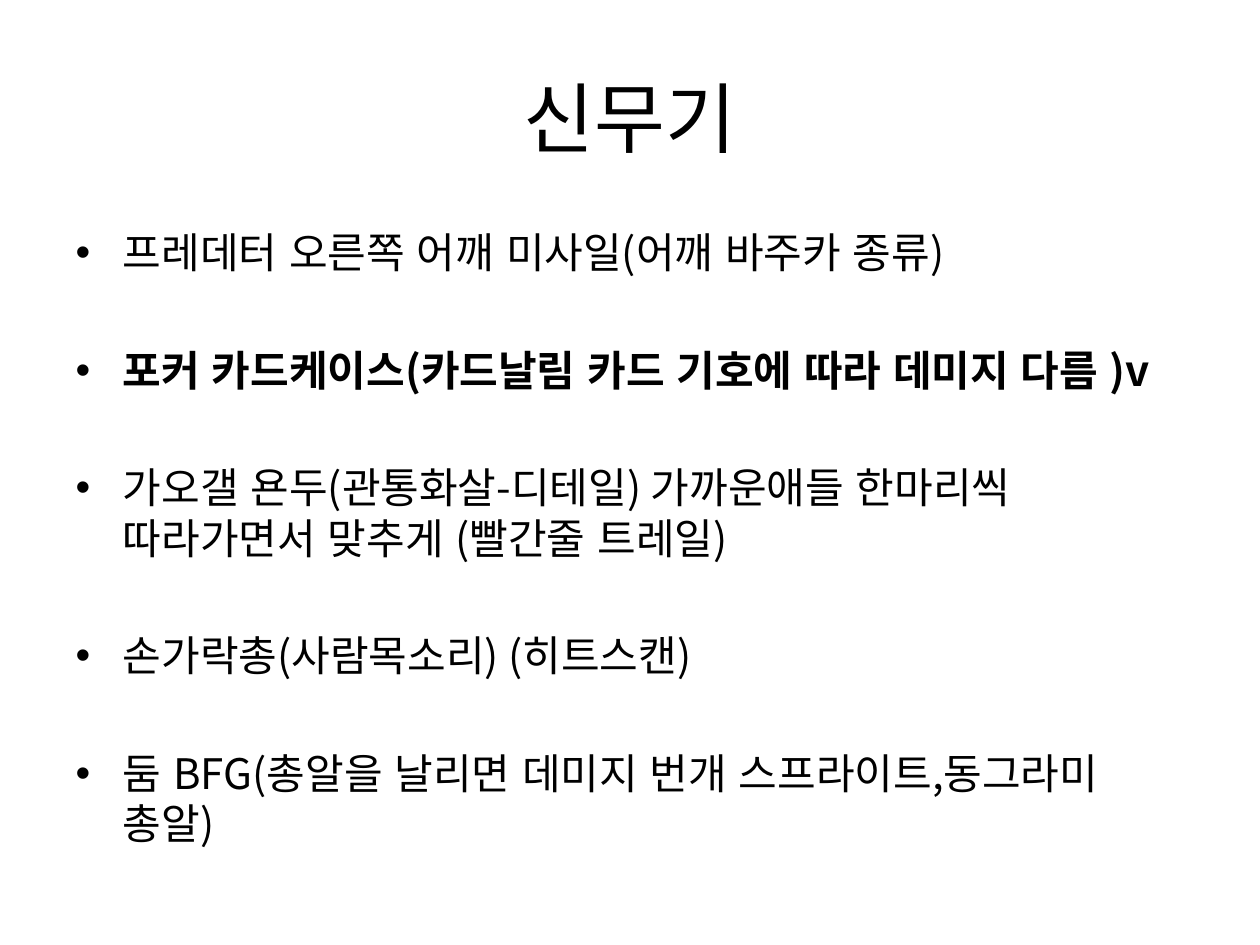
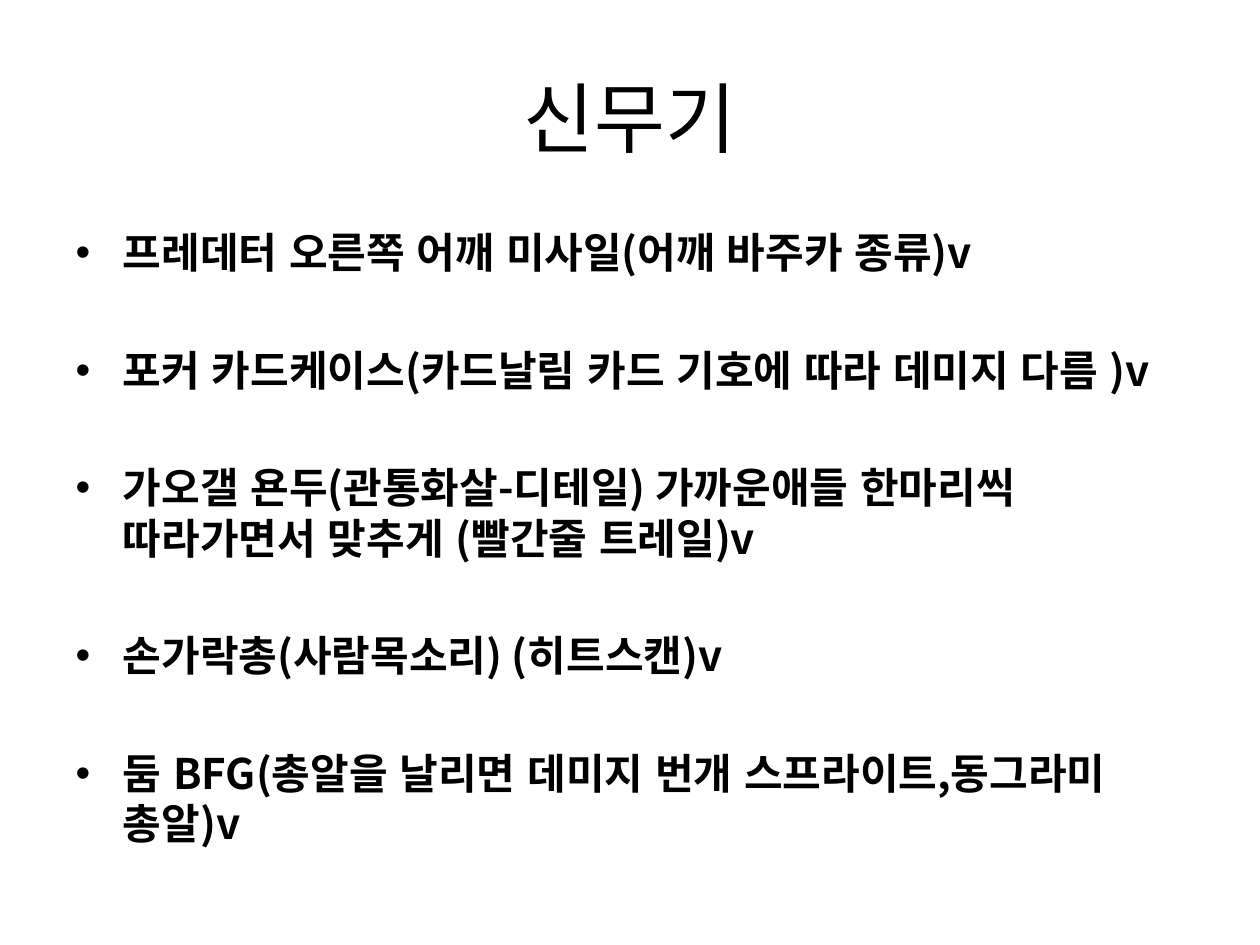
Before and after one commit to gkdlgndpdu/EscapeJail, a slide deck: slide 30 of EscapeJail/Assets/기획/스테이지1기획.pptx. Drawn at 1260x945 pixels with LibreOffice and Linux fonts; fonts in the diff are those of the drawing. Boxes give left, top, right and bottom in pixels: in the first picture for what was removed or moved away, otherwise in the second. Text is boxed around its words. In the diff, an @@ line names an element or a change of style, - is before the commit and + after.

Commit message:
무기만든것 ppt수정

```diff
--- a/EscapeJail/Assets/기획/스테이지1기획.pptx
+++ b/EscapeJail/Assets/기획/스테이지1기획.pptx
@@ text at [123, 232, 971, 277]: text changed; bold on @@
-• 프레데터 오른쪽 어깨 미사일(어깨 바주카 종류)
+• 프레데터 오른쪽 어깨 미사일(어깨 바주카 종류)v
@@ text at [123, 467, 1105, 848]: text changed; bold on @@
-• 가오갤 욘두(관통화살-디테일) 가까운애들 한마리씩 따라가면서 맞추게 (빨간줄 트레일)
-• 손가락총(사람목소리) (히트스캔)
-• 둠 BFG(총알을 날리면 데미지 번개 스프라이트,동그라미 총알)
+• 가오갤 욘두(관통화살-디테일) 가까운애들 한마리씩 따라가면서 맞추게 (빨간줄 트레일)v
+• 손가락총(사람목소리) (히트스캔)v
+• 둠 BFG(총알을 날리면 데미지 번개 스프라이트,동그라미 총알)v
```
Also in this commit, not shown: 4 other slides changed.
